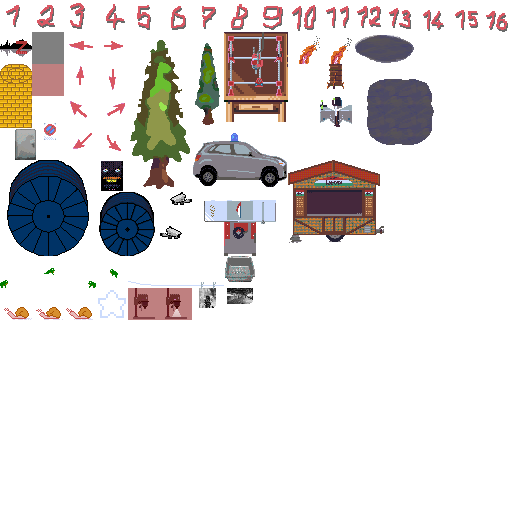
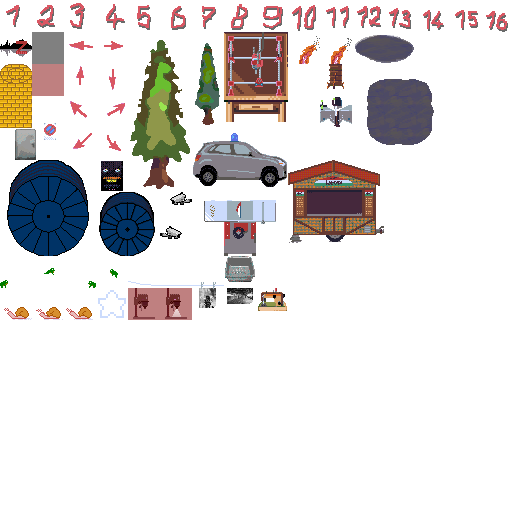
Two versions of the same layered image (512px x 512px). Layer-by-layer changes:
pixels changed over [258, 288, 287, 311] (layer not identified)
